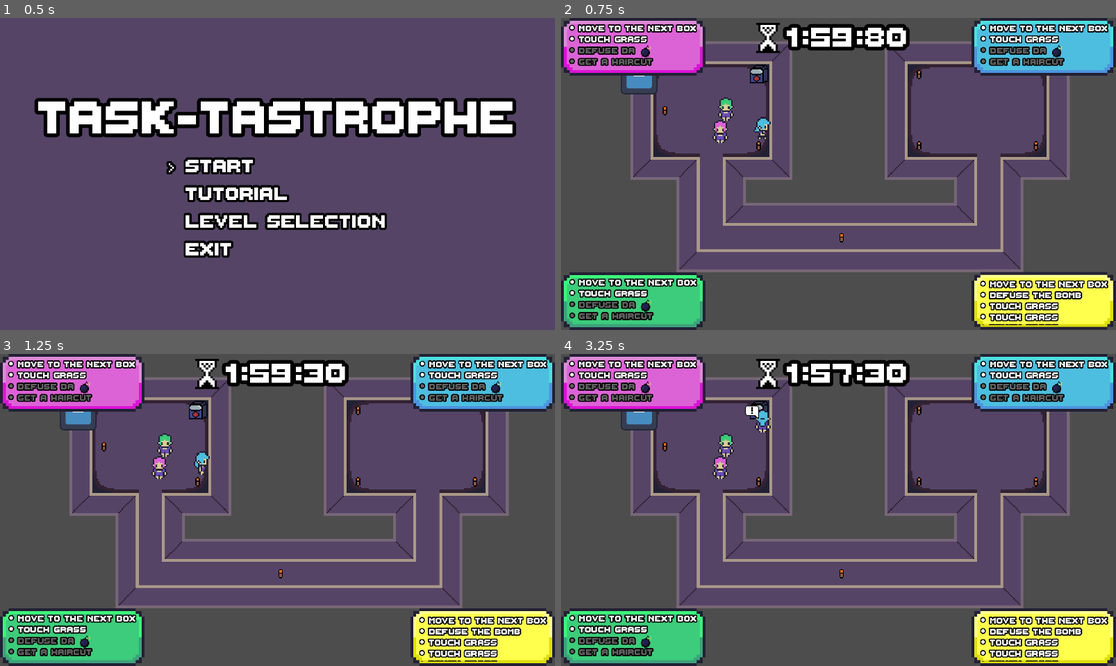
Above: before the commit, frames 1-4 (two rows, left to right).
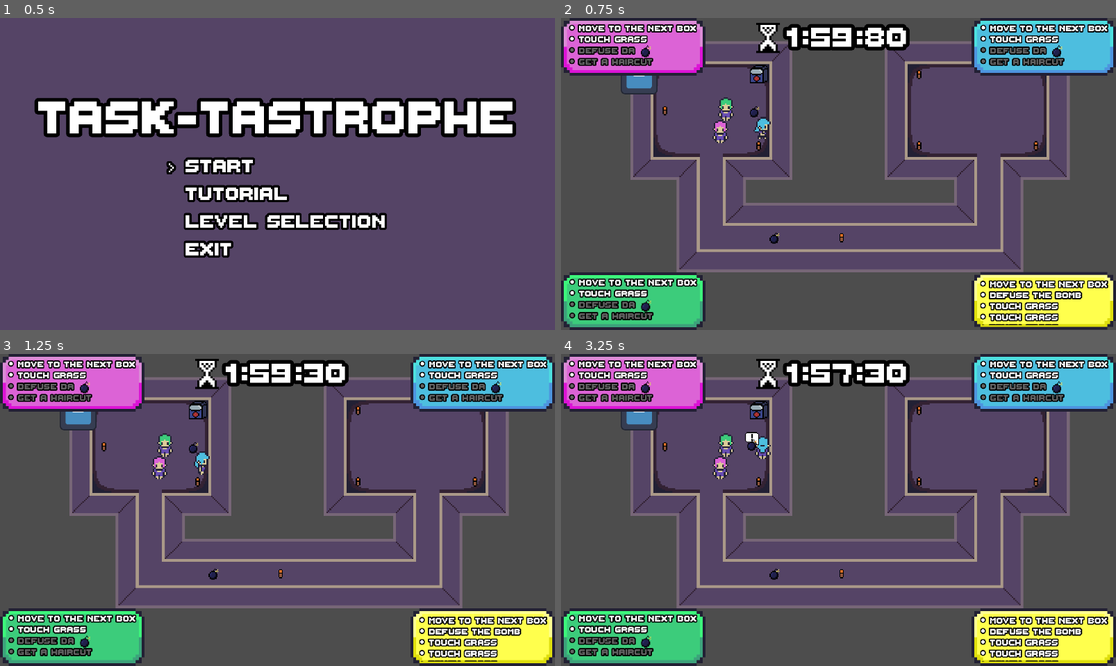
Above: after the commit, the same moments.

Repository: Nebulea-dev/Task-tastrophe
Game: Godot game, scene res://MainMenu/main_menu.tscn
The game is run twice, just before and just after one commit, with the same random seed, the same clock (stepped at 60 frames per second) and the same inputs. The engine's default icon, where the game draws it, is replaced by a stand-in: a white triangle on a blue panel in a dark square.
Inputs:
- Up to frame 1 (0.5 s): no input
- Up to frame 2 (0.75 s): tap Enter (ui_accept) at 0.5 s; hold D (player1_right) from 0.53 s (still down); tap E (player1_activated) at 0.6 s
- Up to frame 3 (1.25 s): keep holding D (player1_right); tap Enter (ui_accept) at 0.77 s
- Up to frame 4 (3.25 s): release D (player1_right) at 1.28 s; hold S (player1_down) 1.28-2.03 s; tap Q (player1_kick) at 1.35 s; tap Enter (ui_accept) at 1.52, 3.02 s; hold D (player1_right) 2.03-2.78 s; tap F (player1_mission) at 2.1 s; hold W (player1_up) from 2.78 s (still down); tap R (player1_ping) at 2.85 s

Frame 1 is identical in both runs. In frame 2, less than 0.1% of the frame differs, in the area x 34-40%, y 28-73%; in frame 3, less than 0.1%; in frame 4, 0.5%, in the area x 33-40%, y 16-73%.

Commit message:
feat: Created portable props

Diff:
--- a/Level1.tscn
+++ b/Level1.tscn
@@ -8,6 +8,7 @@
 [ext_resource type="Script" path="res://props_manager.gd" id="4_3e5oy"]
 [ext_resource type="PackedScene" uid="uid://beh4nrm2234e4" path="res://objects/props/walkable_tiles/MoveTarget.tscn" id="7_2lkxp"]
 [ext_resource type="PackedScene" uid="uid://0mw6m5dok2hq" path="res://objects/managers/TargetManager.tscn" id="7_3km8w"]
+[ext_resource type="PackedScene" uid="uid://b5t43aj6k824b" path="res://objects/props/portable_props/Bomb.tscn" id="9_ycc60"]
 
 [sub_resource type="TileSetAtlasSource" id="TileSetAtlasSource_38thi"]
 texture = ExtResource("2_1xipb")
@@ -94,3 +95,9 @@
 
 [node name="MoveTarget6" parent="MoveTargetList" instance=ExtResource("7_2lkxp")]
 position = Vector2(360, 321)
+
+[node name="Bomb" parent="." instance=ExtResource("9_ycc60")]
+position = Vector2(668, 329)
+
+[node name="Bomb2" parent="." instance=ExtResource("9_ycc60")]
+position = Vector2(737, 766)
--- a/objects/managers/TargetManager.tscn
+++ b/objects/managers/TargetManager.tscn
@@ -5,6 +5,21 @@
 [ext_resource type="AudioStream" uid="uid://d318x3uh7iwry" path="res://assets/snd_dumbvictory.wav" id="3_66l6o"]
 [ext_resource type="AudioStream" uid="uid://cpsqvh0bmm865" path="res://assets/snd_hurt1.wav" id="4_51amw"]
 [ext_resource type="AudioStream" uid="uid://hmwexfwn40po" path="res://assets/Wiz Khalifa - See You Again ft. Charlie Puth [Official Video] Furious 7 Soundtrack.wav" id="5_edkeg"]
+
+[sub_resource type="Animation" id="Animation_xqeqy"]
+resource_name = "Closed"
+tracks/0/type = "value"
+tracks/0/imported = false
+tracks/0/enabled = true
+tracks/0/path = NodePath(".:frame")
+tracks/0/interp = 1
+tracks/0/loop_wrap = true
+tracks/0/keys = {
+"times": PackedFloat32Array(0.0666667),
+"transitions": PackedFloat32Array(1),
+"update": 1,
+"values": [0]
+}
 
 [sub_resource type="Animation" id="Animation_a0vs4"]
 length = 0.3
@@ -22,20 +37,19 @@
 "values": [0, 1, 2]
 }
 
-[sub_resource type="Animation" id="Animation_hgml6"]
-length = 0.2
-loop_mode = 1
+[sub_resource type="Animation" id="Animation_27ptq"]
+length = 0.001
 tracks/0/type = "value"
 tracks/0/imported = false
 tracks/0/enabled = true
 tracks/0/path = NodePath(".:frame")
 tracks/0/interp = 1
-tracks/0/loop_wrap = false
+tracks/0/loop_wrap = true
 tracks/0/keys = {
-"times": PackedFloat32Array(0, 0.1),
-"transitions": PackedFloat32Array(1, 1),
+"times": PackedFloat32Array(0),
+"transitions": PackedFloat32Array(1),
 "update": 1,
-"values": [0, 1]
+"values": [1]
 }
 
 [sub_resource type="Animation" id="Animation_p6441"]
@@ -53,34 +67,20 @@
 "values": [1]
 }
 
-[sub_resource type="Animation" id="Animation_27ptq"]
-length = 0.001
+[sub_resource type="Animation" id="Animation_hgml6"]
+length = 0.2
+loop_mode = 1
 tracks/0/type = "value"
 tracks/0/imported = false
 tracks/0/enabled = true
 tracks/0/path = NodePath(".:frame")
 tracks/0/interp = 1
-tracks/0/loop_wrap = true
+tracks/0/loop_wrap = false
 tracks/0/keys = {
-"times": PackedFloat32Array(0),
-"transitions": PackedFloat32Array(1),
+"times": PackedFloat32Array(0, 0.1),
+"transitions": PackedFloat32Array(1, 1),
 "update": 1,
-"values": [1]
-}
-
-[sub_resource type="Animation" id="Animation_xqeqy"]
-resource_name = "Closed"
-tracks/0/type = "value"
-tracks/0/imported = false
-tracks/0/enabled = true
-tracks/0/path = NodePath(".:frame")
-tracks/0/interp = 1
-tracks/0/loop_wrap = true
-tracks/0/keys = {
-"times": PackedFloat32Array(0.0666667),
-"transitions": PackedFloat32Array(1),
-"update": 1,
-"values": [0]
+"values": [0, 1]
 }
 
 [sub_resource type="AnimationLibrary" id="AnimationLibrary_kpcpu"]
--- a/objects/managers/target_manager.gd
+++ b/objects/managers/target_manager.gd
@@ -10,6 +10,7 @@
 # Called when the node enters the scene tree for the first time.
 func _ready() -> void:
 	$AnimationPlayer.play("Closed")
+
 	var targetList: Node2D = get_parent().get_node("./MoveTargetList")
 
 	for child in targetList.get_children():
@@ -43,7 +44,7 @@
 		$AnimationPlayer.play("Closed")
 		isChallengeStarted = false
 
-func _on_action_pressed(playerIndex: int) -> void:
+func _on_action_pressed(playerIndex: int, _player: Player) -> void:
 	if not isChallengeStarted:
 		isChallengeStarted = true
 		$StartSound.play()
--- a/objects/player/Player.tscn
+++ b/objects/player/Player.tscn
@@ -155,30 +155,6 @@
 [node name="KickHitSound" type="AudioStreamPlayer" parent="."]
 stream = ExtResource("4_d7li0")
 
-[node name="Node2D" type="Node2D" parent="."]
-
-[node name="RayCast2D3" type="RayCast2D" parent="Node2D"]
-position = Vector2(0, 19)
-target_position = Vector2(-50, 0)
-collision_mask = 64
-metadata/Direction = 180.0
-
-[node name="RayCast2D4" type="RayCast2D" parent="Node2D"]
-position = Vector2(0, 19)
-collision_mask = 64
-metadata/Direction = 90.0
-
-[node name="RayCast2D" type="RayCast2D" parent="Node2D"]
-position = Vector2(0, 19)
-collision_mask = 64
-metadata/Direction = 270.0
-
-[node name="RayCast2D2" type="RayCast2D" parent="Node2D"]
-position = Vector2(0, 19)
-target_position = Vector2(50, 0)
-collision_mask = 64
-metadata/direction = 0.0
-
 [node name="PingCooldown" type="Timer" parent="."]
 wait_time = 3.0
 one_shot = true
--- a/objects/player/player.gd
+++ b/objects/player/player.gd
@@ -5,7 +5,7 @@
 var kick_res = preload("res://objects/projectiles/Kick.tscn")
 var ping_res = preload("res://objects/projectiles/Ping.tscn")
 
-signal press_action(playerIndex: int)
+signal press_action(playerIndex: int, player: Player)
 
 @onready var playerAnimation = $AnimationPlayer
 
@@ -24,6 +24,10 @@
 
 var propDetected: Node2D
 var can_ping : bool = true
+
+var push_force = 80.0
+
+var prop_in_hand: PortableProps = null
 
 var nb_prop_connected: int = 0
 
@@ -48,9 +52,12 @@
 		if (collider is CharacterBody2D):
 			collider.move_and_collide(velocity.length() * move_factor * delta * (collider.global_position - global_position).normalized())
 		else:
-			collided_entity = move_and_collide(velocity.project(collided_entity.get_normal().orthogonal()) * delta);
-			if(collided_entity != null):
-				real_velocity = collided_entity.get_remainder()
+			if collider is RigidBody2D:
+				collider.apply_central_impulse(-collided_entity.get_normal() * push_force)
+			else:
+				collided_entity = move_and_collide(velocity.project(collided_entity.get_normal().orthogonal()) * delta);
+				if(collided_entity != null):
+					real_velocity = collided_entity.get_remainder()
 	else:
 		real_velocity = velocity
 
@@ -125,5 +132,26 @@
 
 func _on_player_action(activation_array : Array[bool]) -> void:
 	if(activation_array[playerIndex]):
-		press_action.emit(playerIndex)
+		press_action.emit(playerIndex, self)
 		$ClickSound.play()
+
+func carry_prop(prop: PortableProps) -> void:
+	launch_current_prop()
+	add_prop_to_hand(prop)
+
+func launch_current_prop() -> void:
+	if prop_in_hand:
+		print("hoh")
+		prop_in_hand.process_mode = Node.PROCESS_MODE_INHERIT
+		prop_in_hand.get_parent().remove_child(prop_in_hand)
+		get_parent().get_parent().add_child(prop_in_hand)
+		prop_in_hand.set_global_position(self.global_position)
+		prop_in_hand = null
+		pass
+
+func add_prop_to_hand(prop: PortableProps) -> void:
+	prop.process_mode = Node.PROCESS_MODE_DISABLED
+	prop.get_parent().remove_child(prop)
+	prop.set_position(Vector2(0,-30))
+	call_deferred("add_child", prop)
+	prop_in_hand = prop
--- a/objects/projectiles/Kick.tscn
+++ b/objects/projectiles/Kick.tscn
@@ -23,7 +23,7 @@
 [node name="Area2D" type="Area2D" parent="."]
 scale = Vector2(1.25, 1.25)
 collision_layer = 2
-collision_mask = 2
+collision_mask = 66
 
 [node name="CollisionShape2D" type="CollisionShape2D" parent="Area2D"]
 position = Vector2(9.53674e-07, 5.96046e-08)
--- a/objects/projectiles/kick.gd
+++ b/objects/projectiles/kick.gd
@@ -4,6 +4,7 @@
 
 var curr_velocity: Vector2 = Vector2(0,0)
 var kick_deplacement: int = 50
+var push_force = 5000.0
 
 var creator : Node2D
 
@@ -27,5 +28,8 @@
 func _on_area_2d_body_entered(body: Node2D) -> void:
 	if body == creator:
 		return
-	if body is PhysicsBody2D:
-		body.move_and_collide(curr_velocity.normalized() * kick_deplacement)
+	if body is RigidBody2D:
+		body.apply_central_impulse(curr_velocity.normalized() * push_force)
+	else:
+		if body is CharacterBody2D:
+			body.move_and_collide(curr_velocity.normalized() * kick_deplacement)
--- /dev/null
+++ b/objects/props/portable_props/Bomb.tscn
@@ -0,0 +1,33 @@
+[gd_scene load_steps=5 format=3 uid="uid://b5t43aj6k824b"]
+
+[ext_resource type="Script" path="res://objects/props/portable_props/bomb.gd" id="1_hd1rw"]
+[ext_resource type="Texture2D" uid="uid://d352sqpji1a1k" path="res://Aseprite/Bomb.png" id="1_i6aa3"]
+
+[sub_resource type="CircleShape2D" id="CircleShape2D_puf0i"]
+radius = 20.025
+
+[sub_resource type="CircleShape2D" id="CircleShape2D_b25gs"]
+radius = 38.2099
+
+[node name="Bomb" type="RigidBody2D"]
+collision_layer = 64
+collision_mask = 67
+mass = 4.555
+gravity_scale = 0.0
+linear_damp = 10.0
+script = ExtResource("1_hd1rw")
+
+[node name="CollisionShape2D" type="CollisionShape2D" parent="."]
+shape = SubResource("CircleShape2D_puf0i")
+
+[node name="Bomb" type="Sprite2D" parent="."]
+position = Vector2(3, -9)
+scale = Vector2(3, 3)
+texture = ExtResource("1_i6aa3")
+
+[node name="Area2D" type="Area2D" parent="."]
+collision_layer = 3
+collision_mask = 3
+
+[node name="CollisionShape2D" type="CollisionShape2D" parent="Area2D"]
+shape = SubResource("CircleShape2D_b25gs")
--- /dev/null
+++ b/objects/props/portable_props/bomb.gd
@@ -0,0 +1,10 @@
+extends PortableProps
+
+
+func _ready() -> void:
+	readyHook()
+
+
+# Called every frame. 'delta' is the elapsed time since the previous frame.
+func _process(delta: float) -> void:
+	pass
--- /dev/null
+++ b/objects/props/portable_props/portable_props.gd
@@ -0,0 +1,36 @@
+extends RigidBody2D
+
+class_name PortableProps
+
+var portable: bool = true
+
+
+# Called when the node enters the scene tree for the first time.
+
+func _ready() -> void:
+	readyHook()
+
+func readyHook() -> void:
+	$Area2D.body_entered.connect(_on_area_2d_body_entered)
+	$Area2D.body_exited.connect(_on_area_2d_body_exited)
+	pass # Replace with function body.
+
+
+# Called every frame. 'delta' is the elapsed time since the previous frame.
+func _process(delta: float) -> void:
+	pass
+
+
+func _on_area_2d_body_entered(body: Node2D) -> void:
+	if body is Player:
+		body.press_action.connect(_on_action_pressed)
+
+
+func _on_area_2d_body_exited(body: Node2D) -> void:
+	if body is Player:
+		body.press_action.disconnect(_on_action_pressed)
+
+func _on_action_pressed(playerIndex: int, player: Player) -> void:
+	player.carry_prop(self)
+	#push_error("UNIMPLEMENTED ERROR: Portable prop on action pressed")
+	pass
Not shown: 1 places in Level1.tscn that only renumber resources
